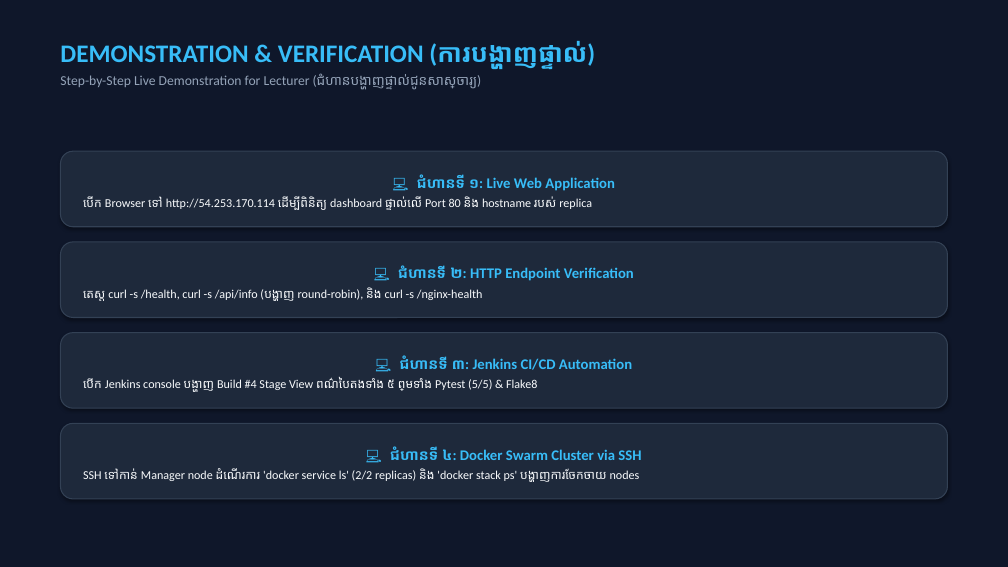
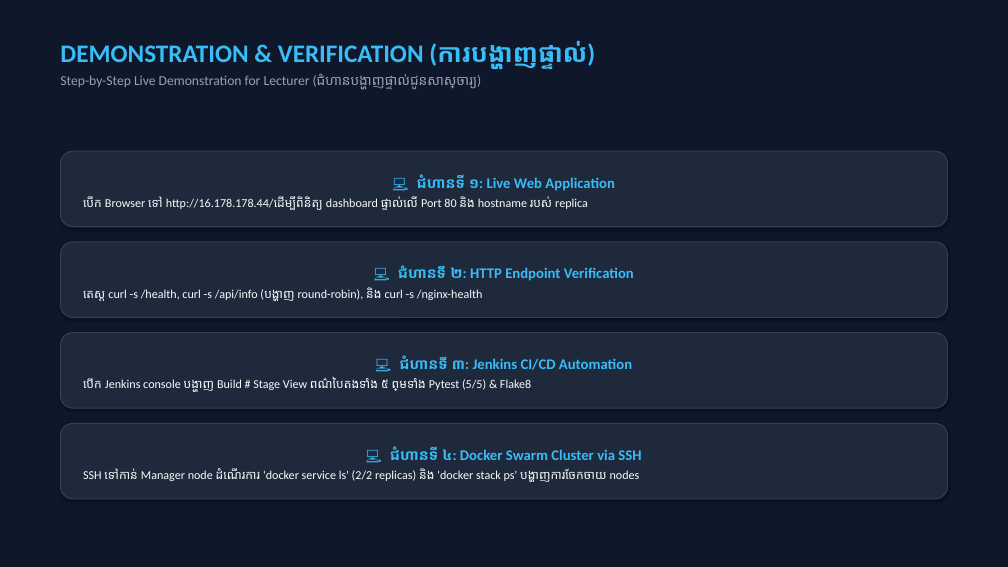
Before and after one commit to Chamroeun12/Assignment, a slide deck: slide 11 of Cloud_Computing_Capstone_Khmer.pptx. Drawn at 1008x567 pixels with LibreOffice and Linux fonts; fonts in the diff are those of the drawing. Boxes give left, top, right and bottom in pixels: in the first picture for what was removed or moved away, otherwise in the second. Text is boxed around its words. In the diff, an @@ line names an element or a change of style, - is before the commit and + after.

```diff
--- a/Cloud_Computing_Capstone_Khmer.pptx
+++ b/Cloud_Computing_Capstone_Khmer.pptx
@@ text in rounded rectangle at (83, 196, 588, 210): text changed @@
-បើក Browser ទៅ http://54.253.170.114 ដើម្បីពិនិត្យ dashboard ផ្ទាល់លើ Port 80 និង hostname របស់ replica
+បើក Browser ទៅ http://16.178.178.44/ដើម្បីពិនិត្យ dashboard ផ្ទាល់លើ Port 80 និង hostname របស់ replica
@@ text in rounded rectangle at (83, 377, 531, 392): text changed @@
-បើក Jenkins console បង្ហាញ Build #4 Stage View ពណ៌បៃតងទាំង ៥ ព្រមទាំង Pytest (5/5) & Flake8
+បើក Jenkins console បង្ហាញ Build # Stage View ពណ៌បៃតងទាំង ៥ ព្រមទាំង Pytest (5/5) & Flake8
```
Also in this commit, not shown: 2 other slides changed, 5 other files.
